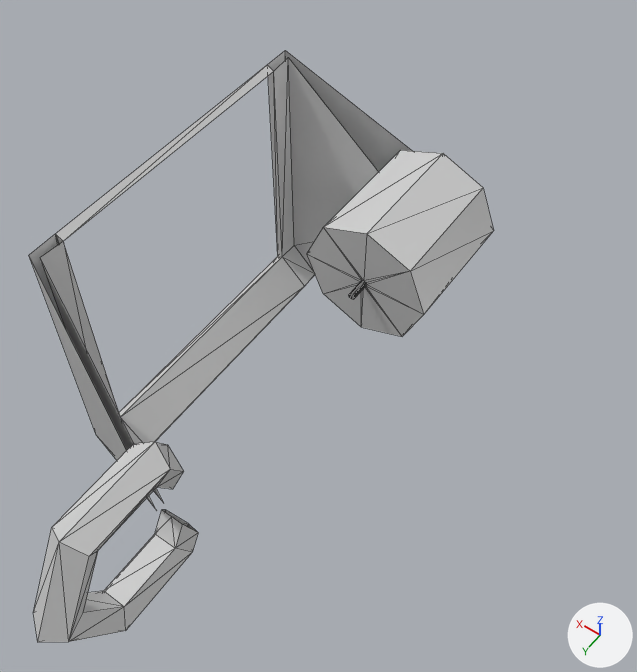
The COLLADA model FruitNinja/assets/lantern.dae, before and after one commit.
Both versions are drawn from a 50 mm camera at (-1.74, 3.92, 3.8) aimed at (-0.06, 1.57, 0.11). Lighting does not change. The marker at lower right points along +X, +Y and +Z. Mesh edges are drawn as thin lines. Vertices at the same position are counted once.
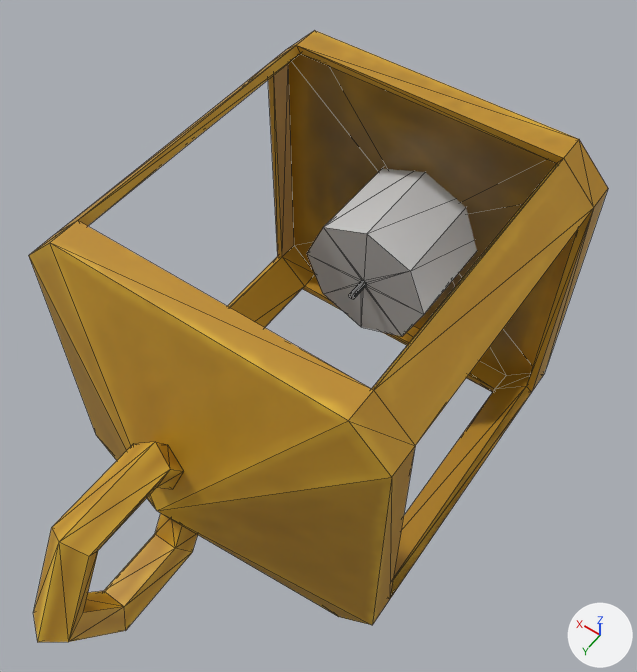
Commit message: lantern fix

Location of each change, (x1, y1, x2, y2) in pixels of the pictures (637 x 672 px):
```json
{"object": "Torus_005", "change": "surface changed, reshaped", "before": [29, 50, 412, 509], "after": [29, 30, 608, 625], "on screen": "grey to brown"}
{"object": "Torus_004", "change": "surface changed", "before": [34, 442, 198, 642], "after": [34, 442, 198, 642], "on screen": "grey to orange"}
{"part": 1, "of": "me_torus_005", "change": "added", "after": [29, 30, 608, 625], "on screen": "brown"}
```

The change, as JSON lines over the scene's bpy script:
```json
{"op": "add", "block": "img_lantern_diffuse_png", "code": ["img_lantern_diffuse_png = load_image('lantern_diffuse.png', 'lantern_diffuse.png', 1024, 1024, 'sRGB')"]}
{"op": "remove", "block": "mat_material_003", "code": "mat_material_003.base_color = (0.64, 0.64, 0.64)  # light grey #d1d1d1"}
{"op": "add", "block": "mat_material_003", "code": "mat_material_003.texture = img_lantern_diffuse_png"}
{"block": "me_torus_005", "where": "# used by ob_torus_005; location = (0.0, 1.096, 0.0)"}
{"op": "remove", "block": "me_torus_005", "code": "me_torus_005.from_pydata(...)  # 28 vertices, 38 faces; spans x 0.0..1.0, y -1.08..1.7, z -1.0..0.79"}
{"op": "add", "block": "me_torus_005", "code": "me_torus_005.from_pydata(...)  # 97 vertices, 152 faces; spans x -1.0..1.0, y -1.08..1.7, z -1.0..1.0"}
{"block": "me_torus_005", "change": "me_torus_005 part 1"}
{"block": "me_torus_005", "change": "41 vertices are added at x -1.0..1.0, y -0.68..1.28, z -1.0..1.0"}
{"block": "me_torus_005", "change": "17 new vertices lie (0.0, 0.17, 0.0) away from vertices in x -1.0..1.0, y -0.68..1.13, z -1.0..1.0"}
{"block": "me_torus_005", "change": "5 new vertices lie (0.0, 0.15, 0.0) away from vertices in x -0.96..0.77, y 1.13, z -0.96..0.96"}
{"block": "me_torus_005", "change": "6 new vertices lie (1.54, 0.0, 0.0) away from vertices in x -0.77, y -0.66..1.28, z -0.96..0.96"}
{"block": "me_torus_005", "change": "114 new faces join them"}
```
